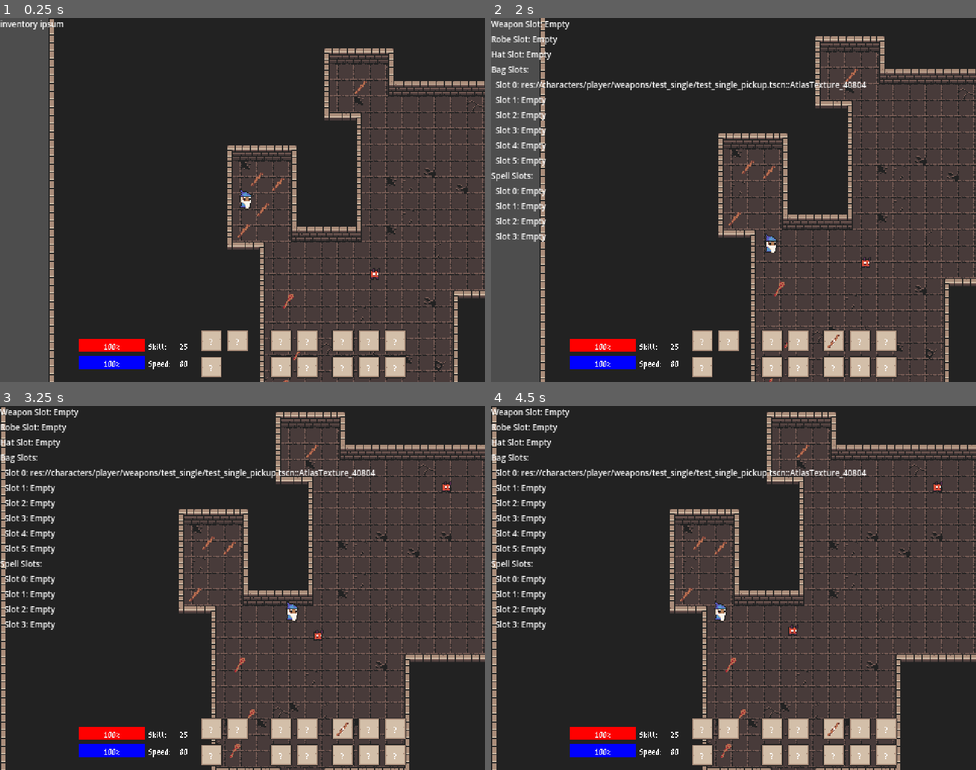
Above: before the commit, frames 1-4 (two rows, left to right).
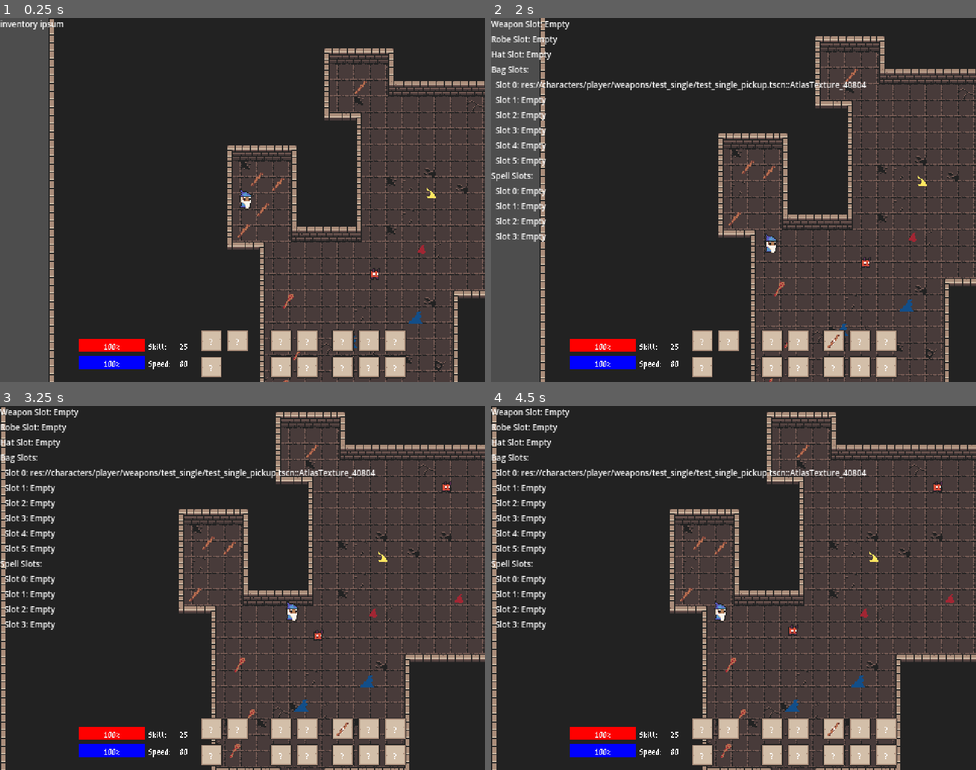
Above: after the commit, the same moments.

Repository: lownpho/mages
Game: Godot game, scene res://scenes/world.tscn
Same seed, same stepped clock (60 frames per second), same inputs: the game is played once before the commit and once after it.
Inputs (mouse positions are in pixels of both pictures, inside the frame that each line leads up to):
- Up to frame 1 (0.25 s): no input
- Up to frame 2 (2 s): tap Enter at 0.5 s; move the mouse to (840, 181) at 0.52 s; press the mouse at (840, 181) at 0.53 s; hold D (right) 0.53-1.28 s; tap Space at 1.25 s; move the mouse to (636, 218) at 1.27 s; release the mouse at (636, 218) at 1.28 s; hold S (down) from 1.28 s (still down); right-click (636, 218) at 1.35 s; click (636, 218) at 1.55 s
- Up to frame 3 (3.25 s): move the mouse to (291, 507) at 2.02 s; release S (down) at 2.03 s; press the mouse at (291, 507) at 2.03 s; hold D (right) 2.03-2.78 s; move the mouse to (218, 660) at 2.77 s; release the mouse at (218, 660) at 2.78 s; hold W (up) from 2.78 s (still down); click (218, 660) at 2.85 s
- Up to frame 4 (4.5 s): tap Enter at 3.5 s; move the mouse to (879, 642) at 3.52 s; release W (up) at 3.53 s; press the mouse at (879, 642) at 3.53 s; hold A (left) from 3.53 s (still down); right-click (879, 642) at 3.6 s; move the mouse to (588, 533) at 4.27 s; release the mouse at (588, 533) at 4.28 s; click (588, 533) at 4.35 s

The runs differ from the first frame. In frame 1, 0.1% of the frame differs, in the area x 73-90%, y 46-91%; in frame 2, 0.1%; in frame 3, 0.2%, in the area x 60-96%, y 40-84%; in frame 4, 0.2%.

Commit message:
Add test hats

Diff:
--- /dev/null
+++ b/characters/player/hats/skill/skill_hat.tscn
@@ -0,0 +1,7 @@
+[gd_scene load_steps=2 format=3 uid="uid://ld2y2u7w8ybk"]
+
+[ext_resource type="Script" uid="uid://bxhrrd0yaogw7" path="res://components/items/base_item.gd" id="1_tepnj"]
+
+[node name="SkillHat" type="Node2D"]
+script = ExtResource("1_tepnj")
+skill_modifier = 50
--- /dev/null
+++ b/characters/player/hats/skill/skill_pickup.tscn
@@ -0,0 +1,28 @@
+[gd_scene load_steps=6 format=3 uid="uid://b12qhcco1d0rb"]
+
+[ext_resource type="Script" uid="uid://diux2k5rv6r8v" path="res://components/items/pickup_item.gd" id="1_ya1e2"]
+[ext_resource type="PackedScene" uid="uid://ld2y2u7w8ybk" path="res://characters/player/hats/skill/skill_hat.tscn" id="2_lsso4"]
+[ext_resource type="Texture2D" uid="uid://cur7g42go5wec" path="res://characters/player/hats/hats.png" id="3_wjrym"]
+
+[sub_resource type="CircleShape2D" id="CircleShape2D_p6t4b"]
+radius = 6.0
+
+[sub_resource type="AtlasTexture" id="AtlasTexture_18bhd"]
+atlas = ExtResource("3_wjrym")
+region = Rect2(16, 0, 16, 16)
+
+[node name="SkillPickup" type="Area2D"]
+collision_layer = 0
+collision_mask = 16
+monitorable = false
+script = ExtResource("1_ya1e2")
+type = 3
+item = ExtResource("2_lsso4")
+
+[node name="CollisionShape2D" type="CollisionShape2D" parent="."]
+shape = SubResource("CircleShape2D_p6t4b")
+
+[node name="Sprite2D" type="Sprite2D" parent="."]
+texture = SubResource("AtlasTexture_18bhd")
+region_enabled = true
+region_rect = Rect2(0, 0, 16, 16)
--- /dev/null
+++ b/characters/player/hats/speed/speed_hat.tscn
@@ -0,0 +1,7 @@
+[gd_scene load_steps=2 format=3 uid="uid://cgfo5fi58xnht"]
+
+[ext_resource type="Script" uid="uid://bxhrrd0yaogw7" path="res://components/items/base_item.gd" id="1_5qo0j"]
+
+[node name="SpeedHat" type="Node2D"]
+script = ExtResource("1_5qo0j")
+speed_modifier = 50
--- /dev/null
+++ b/characters/player/hats/speed/speed_pickup.tscn
@@ -0,0 +1,28 @@
+[gd_scene load_steps=6 format=3 uid="uid://bt8df80edhewc"]
+
+[ext_resource type="Script" uid="uid://diux2k5rv6r8v" path="res://components/items/pickup_item.gd" id="1_8b2o4"]
+[ext_resource type="PackedScene" uid="uid://cgfo5fi58xnht" path="res://characters/player/hats/speed/speed_hat.tscn" id="2_27hrl"]
+[ext_resource type="Texture2D" uid="uid://cur7g42go5wec" path="res://characters/player/hats/hats.png" id="3_5i33s"]
+
+[sub_resource type="CircleShape2D" id="CircleShape2D_p6t4b"]
+radius = 6.0
+
+[sub_resource type="AtlasTexture" id="AtlasTexture_18bhd"]
+atlas = ExtResource("3_5i33s")
+region = Rect2(32, 0, 16, 16)
+
+[node name="SpeedPickup" type="Area2D"]
+collision_layer = 0
+collision_mask = 16
+monitorable = false
+script = ExtResource("1_8b2o4")
+type = 3
+item = ExtResource("2_27hrl")
+
+[node name="CollisionShape2D" type="CollisionShape2D" parent="."]
+shape = SubResource("CircleShape2D_p6t4b")
+
+[node name="Sprite2D" type="Sprite2D" parent="."]
+texture = SubResource("AtlasTexture_18bhd")
+region_enabled = true
+region_rect = Rect2(0, 0, 16, 16)
--- /dev/null
+++ b/characters/player/hats/wisdom/wisdom_hat.tscn
@@ -0,0 +1,7 @@
+[gd_scene load_steps=2 format=3 uid="uid://bhxeul7c4ho7x"]
+
+[ext_resource type="Script" uid="uid://bxhrrd0yaogw7" path="res://components/items/base_item.gd" id="1_b7k22"]
+
+[node name="WisdomHat" type="Node2D"]
+script = ExtResource("1_b7k22")
+max_mana_modifier = 100
--- /dev/null
+++ b/characters/player/hats/wisdom/wisdom_pickup.tscn
@@ -0,0 +1,28 @@
+[gd_scene load_steps=6 format=3 uid="uid://dddu4mmpnmkuf"]
+
+[ext_resource type="Script" uid="uid://diux2k5rv6r8v" path="res://components/items/pickup_item.gd" id="1_jmbpv"]
+[ext_resource type="PackedScene" uid="uid://bhxeul7c4ho7x" path="res://characters/player/hats/wisdom/wisdom_hat.tscn" id="2_fsw64"]
+[ext_resource type="Texture2D" uid="uid://cur7g42go5wec" path="res://characters/player/hats/hats.png" id="3_18bhd"]
+
+[sub_resource type="CircleShape2D" id="CircleShape2D_p6t4b"]
+radius = 6.0
+
+[sub_resource type="AtlasTexture" id="AtlasTexture_18bhd"]
+atlas = ExtResource("3_18bhd")
+region = Rect2(0, 0, 16, 16)
+
+[node name="WisdomPickup" type="Area2D"]
+collision_layer = 0
+collision_mask = 16
+monitorable = false
+script = ExtResource("1_jmbpv")
+type = 3
+item = ExtResource("2_fsw64")
+
+[node name="CollisionShape2D" type="CollisionShape2D" parent="."]
+shape = SubResource("CircleShape2D_p6t4b")
+
+[node name="Sprite2D" type="Sprite2D" parent="."]
+texture = SubResource("AtlasTexture_18bhd")
+region_enabled = true
+region_rect = Rect2(0, 0, 16, 16)
--- a/characters/player/player.gd
+++ b/characters/player/player.gd
@@ -13,6 +13,7 @@
 var health: int
 var mana: int
 var weapon
+var hat
 var ui_dragging: bool = false
 
 func _ready() -> void:
@@ -137,7 +138,15 @@
 				weapon = slot.item.scene.instantiate()
 				weapon.name = "Weapon"
 				item_node = weapon
-		# Add other item types here following the same pattern
+		GlobalInventory.ItemType.HAT:  # Add hat handling
+			if hat:
+				hat.remove_stats(self)
+				_broadcast_stats()
+				hat.queue_free()
+			if slot.item:
+				hat = slot.item.scene.instantiate()
+				hat.name = "Hat"
+				item_node = hat
 
 	if item_node:
 		add_child(item_node)
--- a/components/items/base_item.gd
+++ b/components/items/base_item.gd
@@ -7,17 +7,17 @@
 @export var max_mana_modifier: int = 0
 
 func apply_stats(target) -> void:
-    target.max_health += max_health_modifier
-    target.max_mana += max_mana_modifier
-    target.skill += skill_modifier
-    target.speed += speed_modifier
-    target.health = clamp(target.health, 0, target.max_health)
-    target.mana = clamp(target.mana, 0, target.max_mana)
+	target.max_health += max_health_modifier
+	target.max_mana += max_mana_modifier
+	target.skill += skill_modifier
+	target.speed += speed_modifier
+	target.health = clamp(target.health, 0, target.max_health)
+	target.mana = clamp(target.mana, 0, target.max_mana)
 
 func remove_stats(target) -> void:
-    target.max_health -= max_health_modifier
-    target.max_mana -= max_mana_modifier
-    target.skill -= skill_modifier
-    target.speed -= speed_modifier
-    target.health = clamp(target.health, 0, target.max_health)
-    target.mana = clamp(target.mana, 0, target.max_mana)
+	target.max_health -= max_health_modifier
+	target.max_mana -= max_mana_modifier
+	target.skill -= skill_modifier
+	target.speed -= speed_modifier
+	target.health = clamp(target.health, 0, target.max_health)
+	target.mana = clamp(target.mana, 0, target.max_mana)
--- a/scenes/world.tscn
+++ b/scenes/world.tscn
@@ -7,6 +7,9 @@
 [ext_resource type="PackedScene" uid="uid://b01pqypkc7tru" path="res://gui/ui.tscn" id="5_71j4m"]
 [ext_resource type="PackedScene" uid="uid://c6nropxss6wq4" path="res://characters/player/weapons/test_single/test_single_pickup.tscn" id="6_qfnet"]
 [ext_resource type="PackedScene" uid="uid://c8ng02rmb8ktf" path="res://characters/player/weapons/test_multiple/test_multiple_pickup.tscn" id="7_i7141"]
+[ext_resource type="PackedScene" uid="uid://dddu4mmpnmkuf" path="res://characters/player/hats/wisdom/wisdom_pickup.tscn" id="8_4mrxx"]
+[ext_resource type="PackedScene" uid="uid://b12qhcco1d0rb" path="res://characters/player/hats/skill/skill_pickup.tscn" id="9_7r4gi"]
+[ext_resource type="PackedScene" uid="uid://bt8df80edhewc" path="res://characters/player/hats/speed/speed_pickup.tscn" id="10_w7kh3"]
 
 [node name="World" type="Node2D"]
 
@@ -75,3 +78,18 @@
 
 [node name="TestMultiplePickup5" parent="pickups" instance=ExtResource("7_i7141")]
 position = Vector2(-305, 269)
+
+[node name="WisdomPickup" parent="pickups" instance=ExtResource("8_4mrxx")]
+position = Vector2(-239, 224)
+
+[node name="WisdomPickup2" parent="pickups" instance=ExtResource("8_4mrxx")]
+position = Vector2(-174, 200)
+
+[node name="SkillPickup" parent="pickups" instance=ExtResource("9_7r4gi")]
+position = Vector2(-168, 131)
+
+[node name="SkillPickup2" parent="pickups" instance=ExtResource("9_7r4gi")]
+position = Vector2(-83, 117)
+
+[node name="WisdomPickup3" parent="pickups" instance=ExtResource("10_w7kh3")]
+position = Vector2(-158, 77)
Binary file added: characters/player/hats/hats.png
Not shown, added: characters/player/hats/hats.png.import
Not shown: 1 places in scenes/world.tscn that only renumber resources
